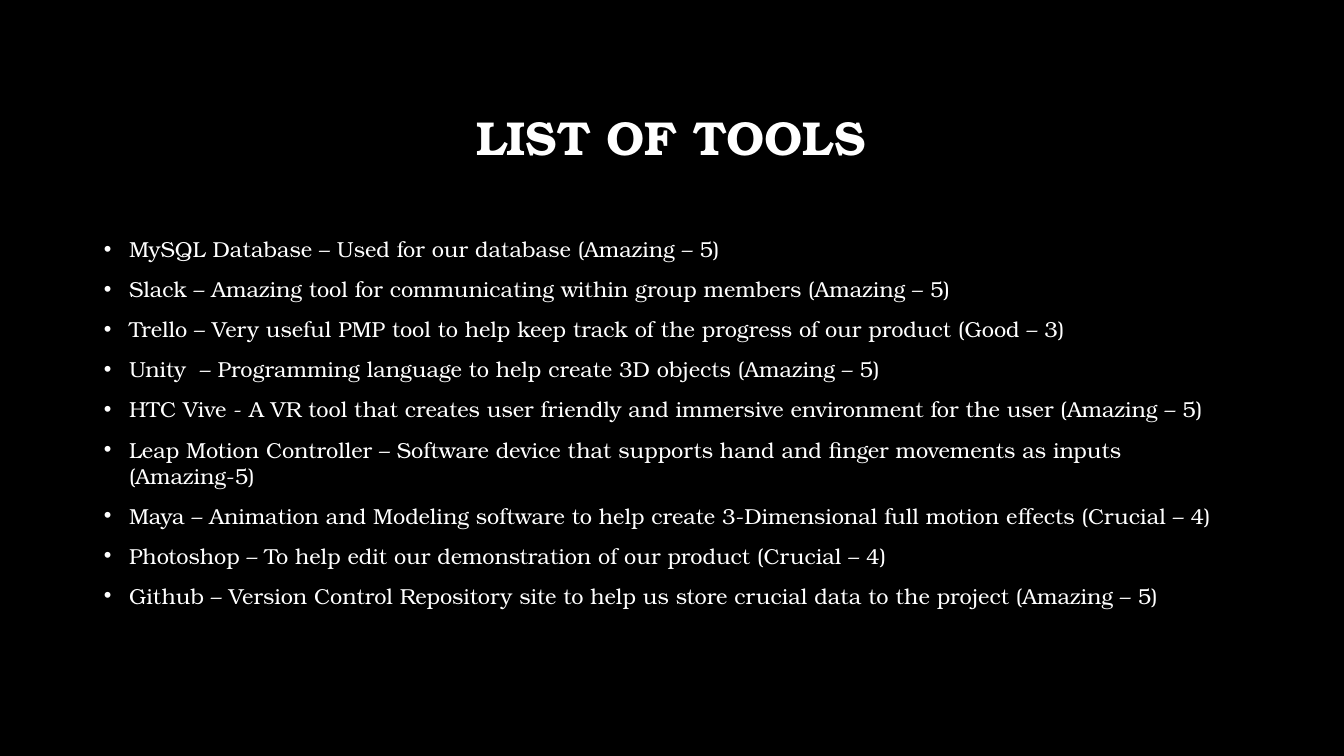
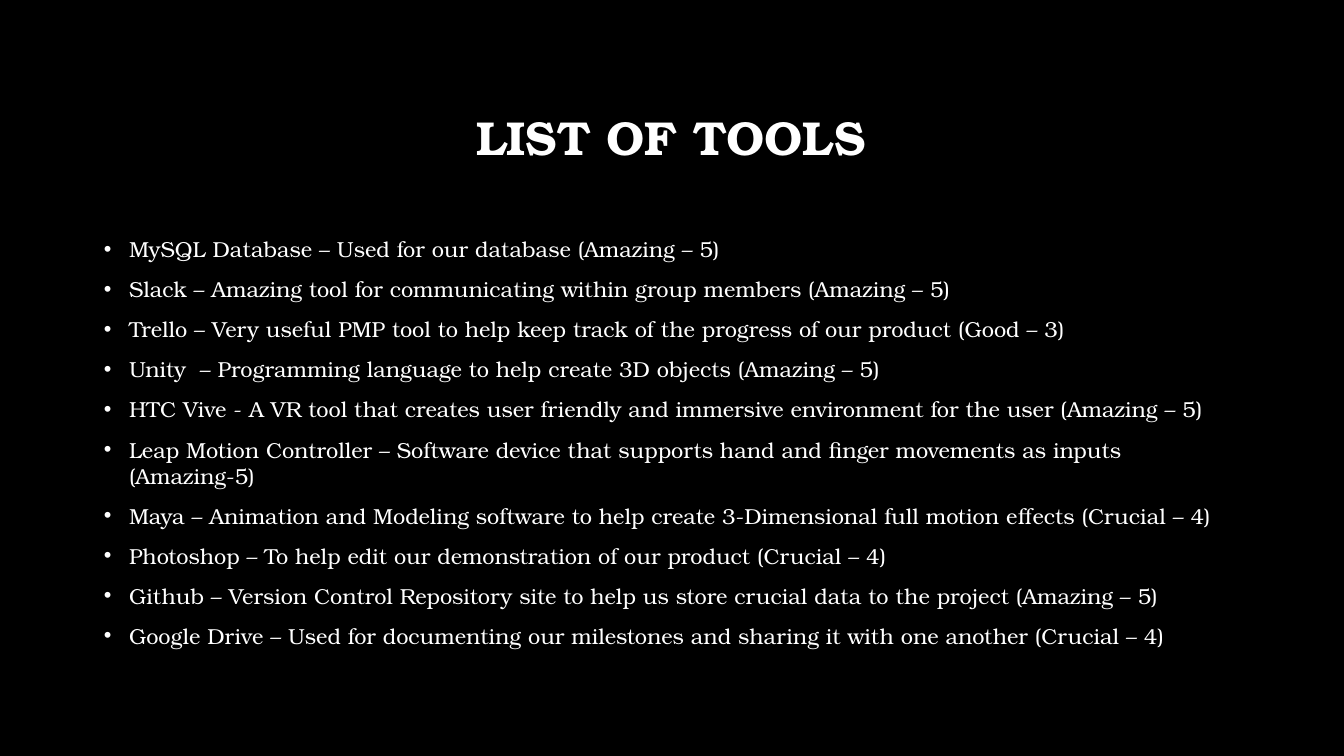
Before and after one commit to samdreed21/CSCI3308Group6, a slide deck: slide 3 of CSCI 3308.pptx. Drawn at 1344x756 pixels with LibreOffice and Linux fonts; fonts in the diff are those of the drawing; background and template pictures are left out. Boxes give left, top, right and bottom in pixels: in the first picture for what was removed or moved away, otherwise in the second. Text is boxed around its words. In the diff, an @@ line names an element or a change of style, - is before the commit and + after.

```diff
--- a/CSCI 3308.pptx
+++ b/CSCI 3308.pptx
@@ text at [129, 628, 1164, 650]: paragraph added @@
+• Google Drive – Used for documenting our milestones and sharing it with one another (Crucial – 4)
```
